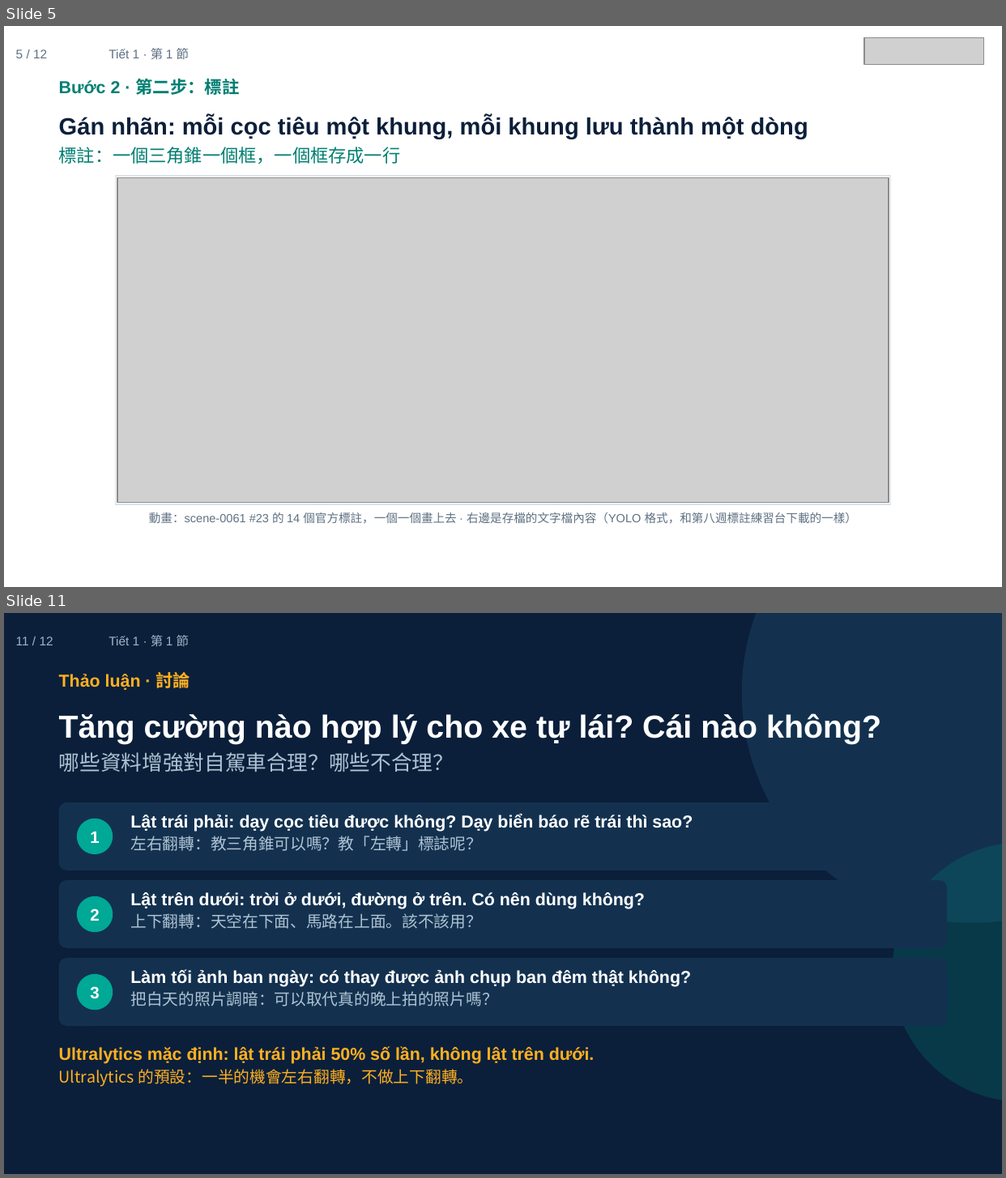
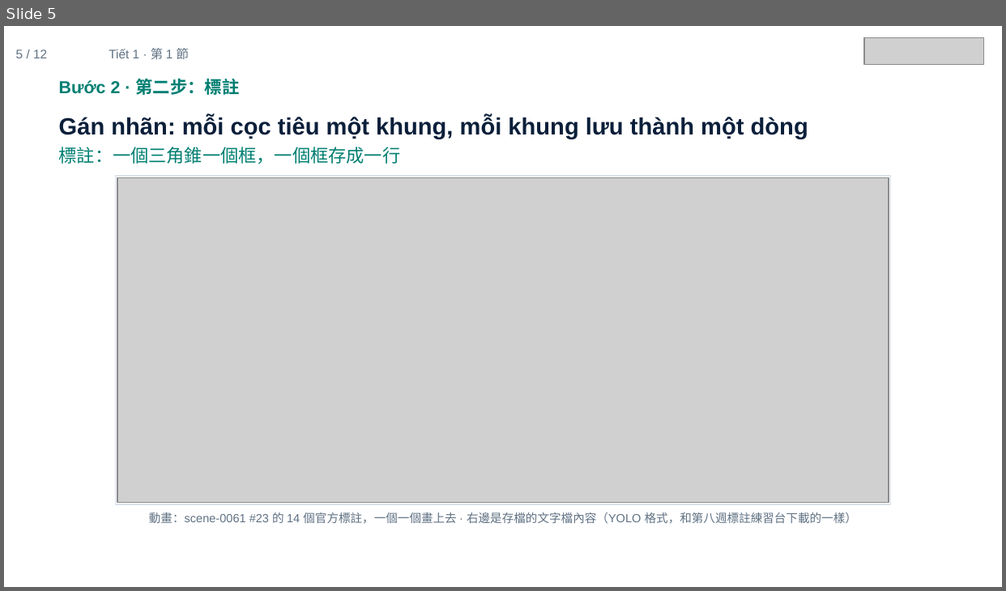
Before and after one commit to ch-neural/MITUST-Principles-of-Self-Driving-Cars, a slide deck: 第十週(11-12)/第十週_第1節_簡報.pptx. Shown one above the other, each under a label of ours: slides 5 and 11 before the commit, slide 5 after it; the slides between them are not shown. The pictures are 1006x1178 and 1006x591 pixels, drawn with LibreOffice and Linux fonts; fonts in the diff are those of the drawing; grey boxes stand for pictures. Boxes give left, top, right and bottom in pixels: in the first picture for what was removed or moved away, otherwise in the second. Text is boxed around its words. In the diff, an @@ line names an element or a change of style, - is before the commit and + after.

```diff
--- a/第十週(11-12)/第十週_第1節_簡報.pptx
+++ b/第十週(11-12)/第十週_第1節_簡報.pptx
@@ slide 11 removed at <box>4,613,1002,1174</box>, background #0B1F3A @@
@@ text removed at <box>16,636,53,645</box> @@
-11 / 12
@@ text removed at <box>108,635,189,646</box> @@
-Tiết 1 · 第 1 節
@@ ellipse removed at <box>743,613,1002,922</box> @@
@@ text removed at <box>59,672,191,690</box> @@
-Thảo luận · 討論
@@ text removed at <box>59,713,881,772</box> @@
-Tăng cường nào hợp lý cho xe tự lái? Cái nào không?
-哪些資料增強對自駕車合理？哪些不合理？
@@ rounded rectangle removed at <box>59,803,947,871</box> @@
@@ ellipse removed at <box>77,819,113,854</box> @@
@@ text removed at <box>130,814,692,851</box> @@
-Lật trái phải: dạy cọc tiêu được không? Dạy biển báo rẽ trái thì sao?
-左右翻轉：教三角錐可以嗎？教「左轉」標誌呢？
@@ text removed at <box>90,832,99,843</box> @@
-1
@@ ellipse removed at <box>892,842,1002,1102</box> @@
@@ rounded rectangle removed at <box>59,880,947,948</box> @@
@@ ellipse removed at <box>77,897,113,932</box> @@
@@ text removed at <box>130,892,645,929</box> @@
-Lật trên dưới: trời ở dưới, đường ở trên. Có nên dùng không?
-上下翻轉：天空在下面、馬路在上面。該不該用？
@@ text removed at <box>90,909,99,921</box> @@
-2
@@ rounded rectangle removed at <box>59,958,947,1026</box> @@
@@ ellipse removed at <box>77,974,113,1010</box> @@
@@ text removed at <box>130,969,691,1007</box> @@
-Làm tối ảnh ban ngày: có thay được ảnh chụp ban đêm thật không?
-把白天的照片調暗：可以取代真的晚上拍的照片嗎？
@@ text removed at <box>90,986,99,999</box> @@
-3
@@ text removed at <box>59,1046,594,1087</box> @@
-Ultralytics mặc định: lật trái phải 50% số lần, không lật trên dưới.
-Ultralytics 的預設：一半的機會左右翻轉，不做上下翻轉。
```
Also in this commit, not shown: 7 slides changed, 3 slides added, 2 other slides removed, 3 other files.
